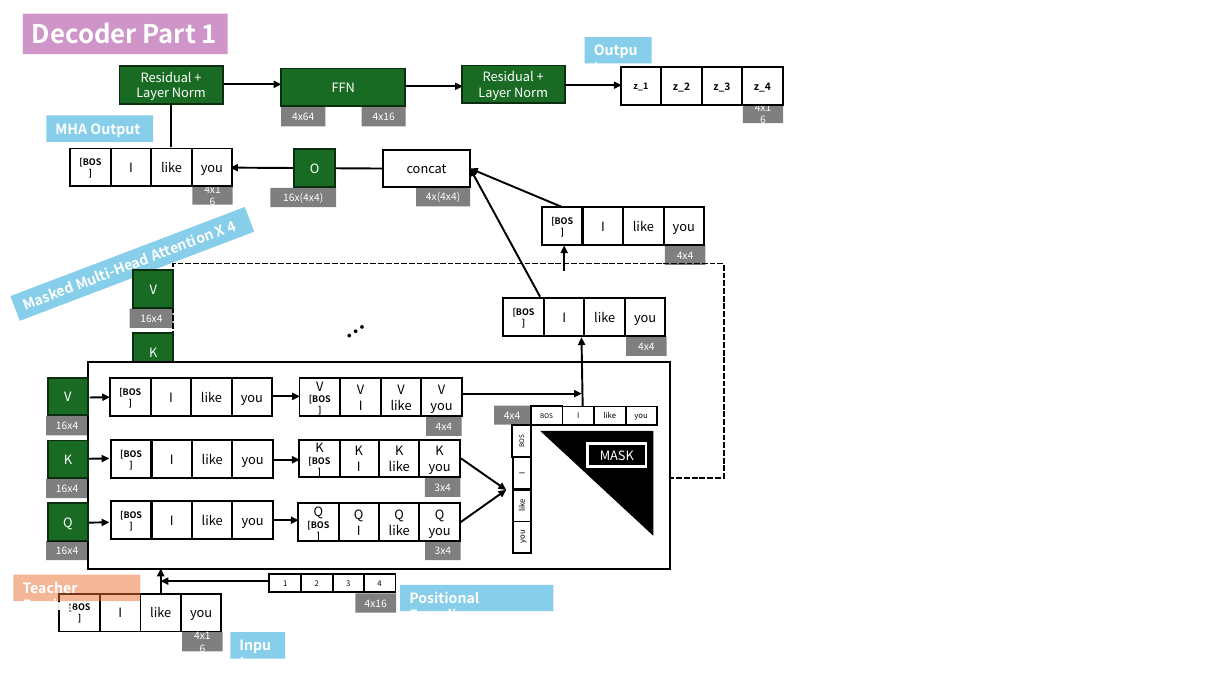
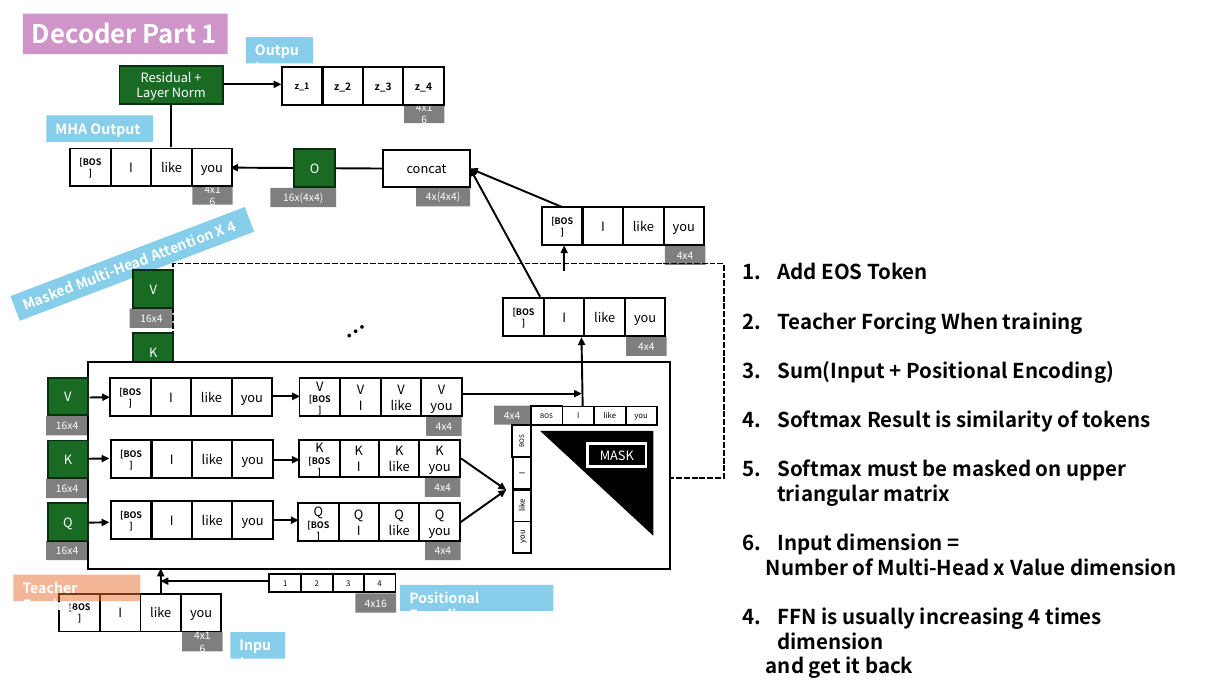
Before and after one commit to KCnote/KCnote.github.io, a slide deck: slide 2 of _posts/Dummy/Presentation1.pptx. Drawn at 1232x693 pixels with LibreOffice and Linux fonts; fonts in the diff are those of the drawing. Boxes give left, top, right and bottom in pixels: in the first picture for what was removed or moved away, otherwise in the second. Text is boxed around its words. In the diff, an @@ line names an element or a change of style, - is before the commit and + after.

```diff
--- a/_posts/Dummy/Presentation1.pptx
+++ b/_posts/Dummy/Presentation1.pptx
@@ rectangle removed at box(281, 68, 405, 106) @@
-FFN
@@ 6 rectangles: place and size @@
-6 rectangles at box(585, 37, 784, 124)
+6 rectangles at box(246, 37, 445, 124)
@@ arrow removed from (406, 86) to (463, 86) @@
@@ rectangle removed at box(462, 66, 566, 104) @@
-Residual + Layer Norm
@@ arrow removed from (565, 85) to (622, 85) @@
@@ rectangle removed at box(281, 107, 325, 127) @@
-4x64
@@ rectangle removed at box(361, 107, 406, 127) @@
-4x16
@@ text added at box(766, 262, 1176, 678), 16 pt, text #000000, bold @@
+1. Add EOS Token
+2. Teacher Forcing When training
+3. Sum(Input + Positional Encoding)
+4. Softmax Result is similarity of tokens
+5. Softmax must be masked on upper triangular matrix
+6. Input dimension =
+Number of Multi-Head x Value dimension
+4. FFN is usually increasing 4 times dimension
+and get it back
@@ text in rectangle at box(434, 484, 451, 491): text changed @@
-3x4
+4x4
@@ text in rectangle at box(435, 547, 452, 554): text changed @@
-3x4
+4x4
```
Also in this commit, not shown: 2 slides added, 4 other files.
